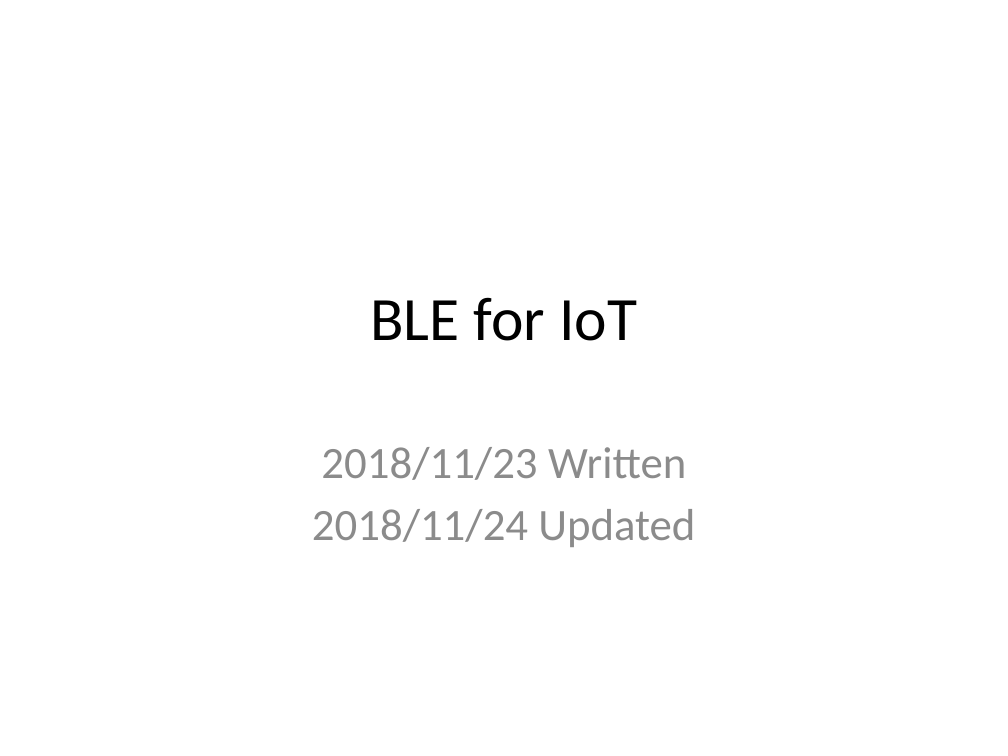
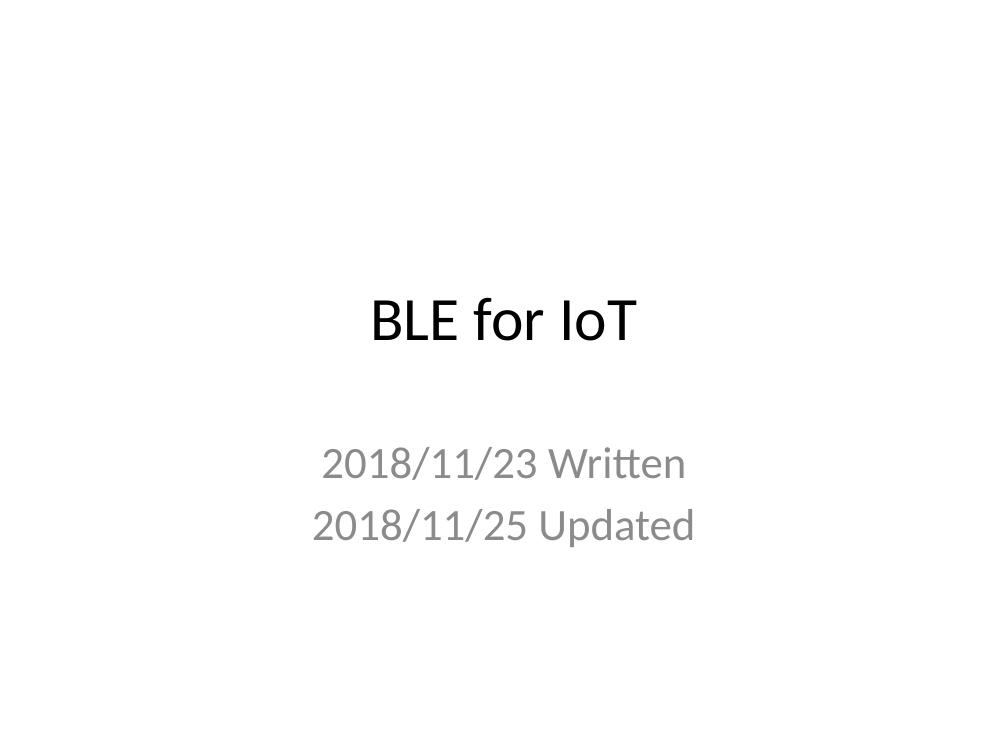
Before and after one commit to jjking2/ble-for-iot, a slide deck: slide 1 of BLE-for-IoT-en.pptx. Drawn at 1008x756 pixels with LibreOffice and Linux fonts; fonts in the diff are those of the drawing. Boxes give left, top, right and bottom in pixels: in the first picture for what was removed or moved away, otherwise in the second. Text is boxed around its words. In the diff, an @@ line names an element or a change of style, - is before the commit and + after.

```diff
--- a/BLE-for-IoT-en.pptx
+++ b/BLE-for-IoT-en.pptx
@@ subtitle at box(312, 509, 695, 547): text changed @@
-2018/11/24 Updated
+2018/11/25 Updated
```
Also in this commit, not shown: 2 other slides changed, 3 slides added, 1 other file.
